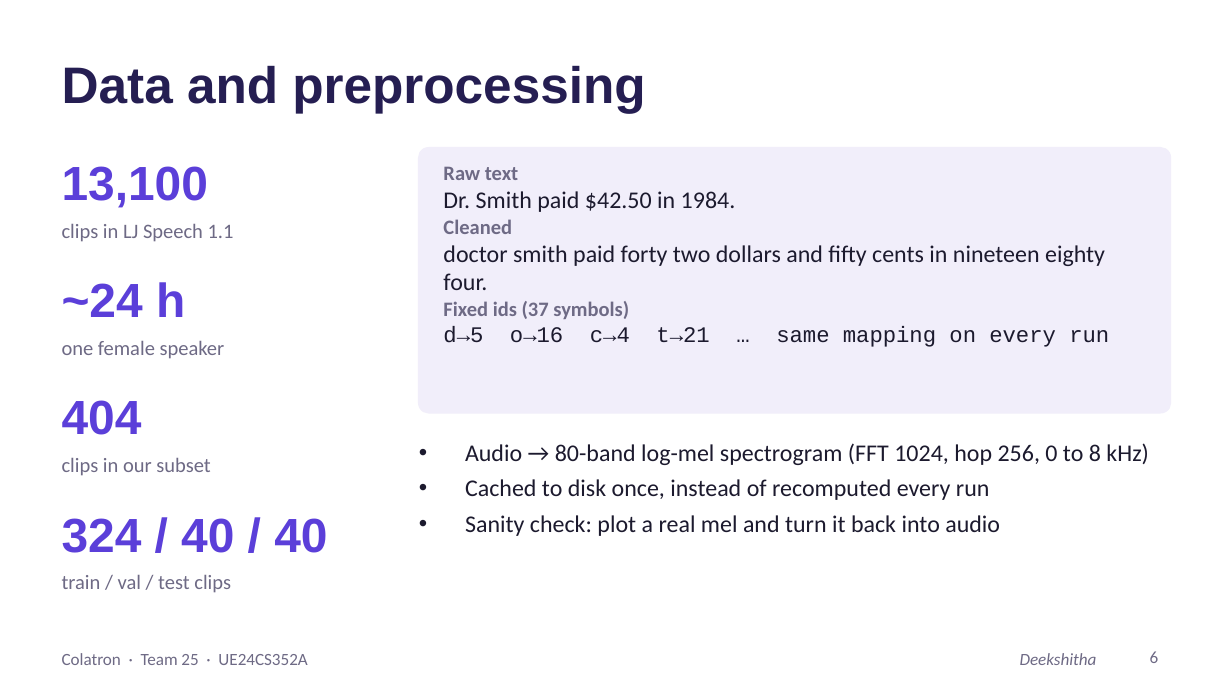
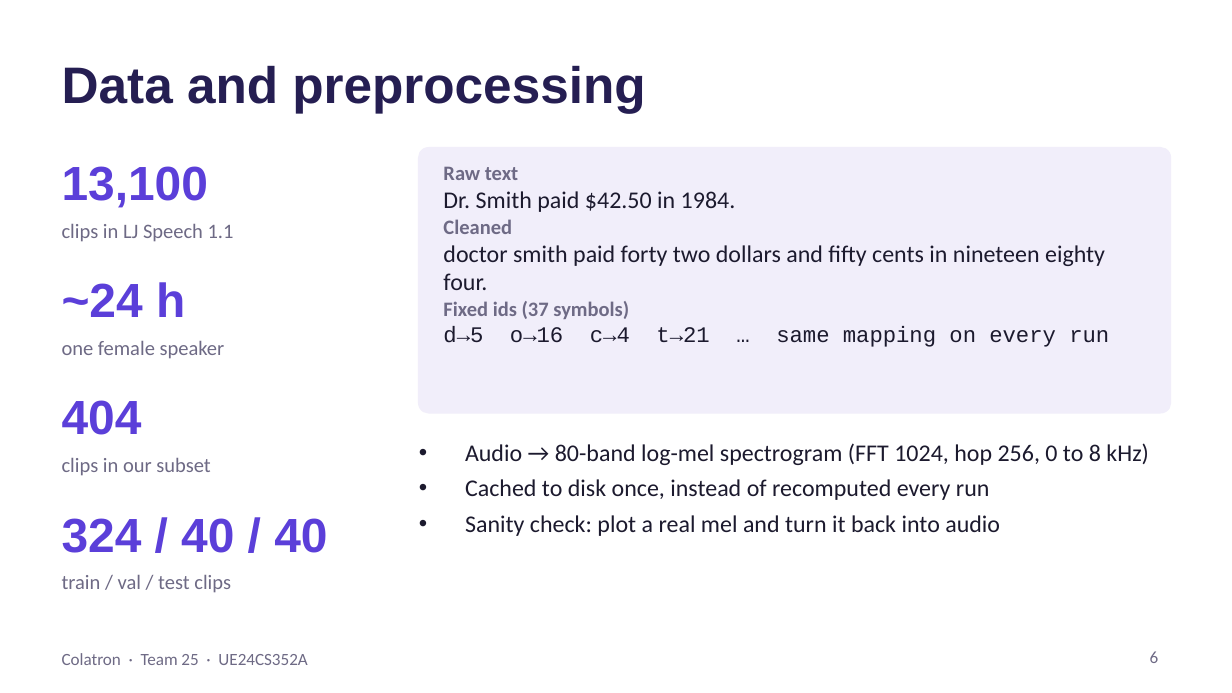
Before and after one commit to Mann0801/colatron-tts, a slide deck: slide 6 of report/Colatron_Slides.pptx. Drawn at 1232x693 pixels with LibreOffice and Linux fonts; fonts in the diff are those of the drawing. Boxes give left, top, right and bottom in pixels: in the first picture for what was removed or moved away, otherwise in the second. Text is boxed around its words. In the diff, an @@ line names an element or a change of style, - is before the commit and + after.

```diff
--- a/report/Colatron_Slides.pptx
+++ b/report/Colatron_Slides.pptx
@@ text removed at [1020,653,1097,665] @@
-Deekshitha
```
Also in this commit, not shown: 6 other slides changed, 1 slide removed, 2 other files.
